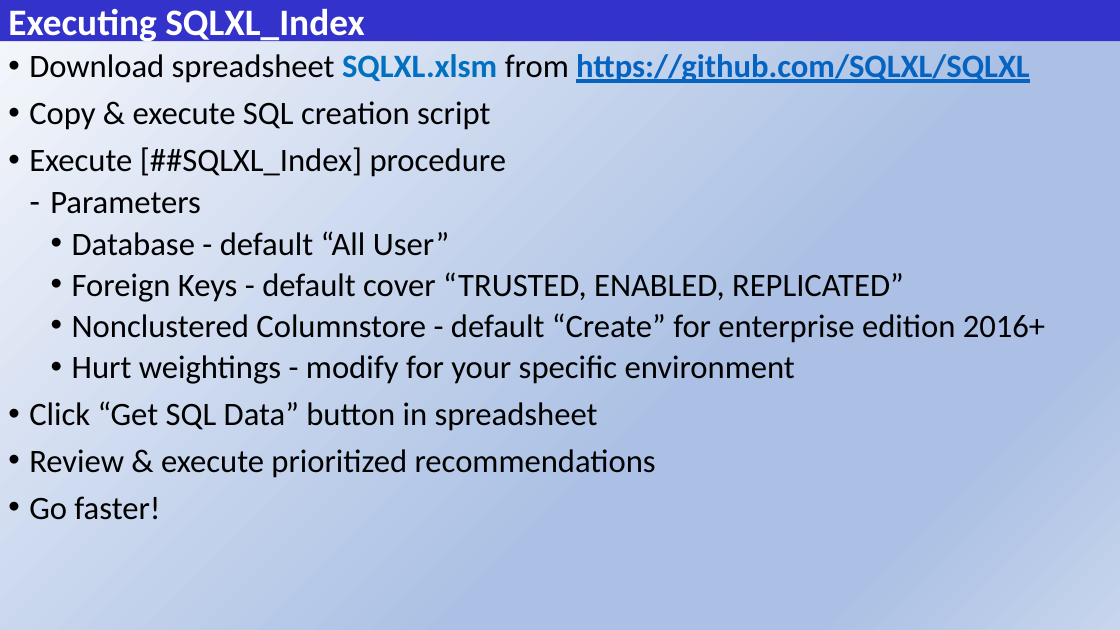
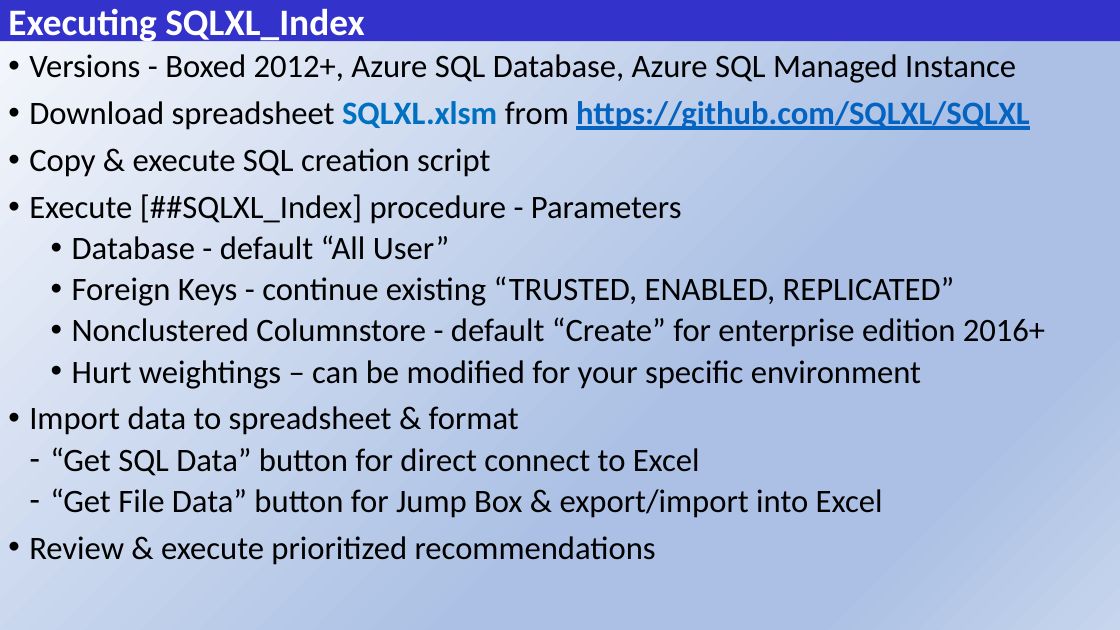
Before and after one commit to SQLXL/SQLXL, a slide deck: slide 19 of SQLXL_Index SQL Saturday South Florida 2025.pptx. Drawn at 1120x630 pixels with LibreOffice and Linux fonts; fonts in the diff are those of the drawing. Boxes give left, top, right and bottom in pixels: in the first picture for what was removed or moved away, otherwise in the second. Text is boxed around its words. In the diff, an @@ line names an element or a change of style, - is before the commit and + after.

```diff
--- a/SQLXL_Index SQL Saturday South Florida 2025.pptx
+++ b/SQLXL_Index SQL Saturday South Florida 2025.pptx
@@ text at [29,54,1016,83]: paragraph added @@
+• Versions - Boxed 2012+, Azure SQL Database, Azure SQL Managed Instance
@@ text at [29,194,682,224]: text changed @@
-• Execute [##SQLXL_Index] procedure
-  ‐ Parameters
+• Execute [##SQLXL_Index] procedure - Parameters
@@ text at [72,276,955,306]: text changed @@
-    • Foreign Keys - default cover “TRUSTED, ENABLED, REPLICATED”
+    • Foreign Keys - continue existing “TRUSTED, ENABLED, REPLICATED”
@@ text at [29,360,921,518]: text changed @@
-    • Hurt weightings - modify for your specific environment
-• Click “Get SQL Data” button in spreadsheet
+    • Hurt weightings – can be modified for your specific environment
+• Import data to spreadsheet & format
+  ‐ “Get SQL Data” button for direct connect to Excel
+  ‐ “Get File Data” button for Jump Box & export/import into Excel
@@ text at [29,496,160,520]: paragraph removed @@
-• Go faster!
```
Also in this commit, not shown: 9 other slides changed, 1 slide removed, 1 other file.
